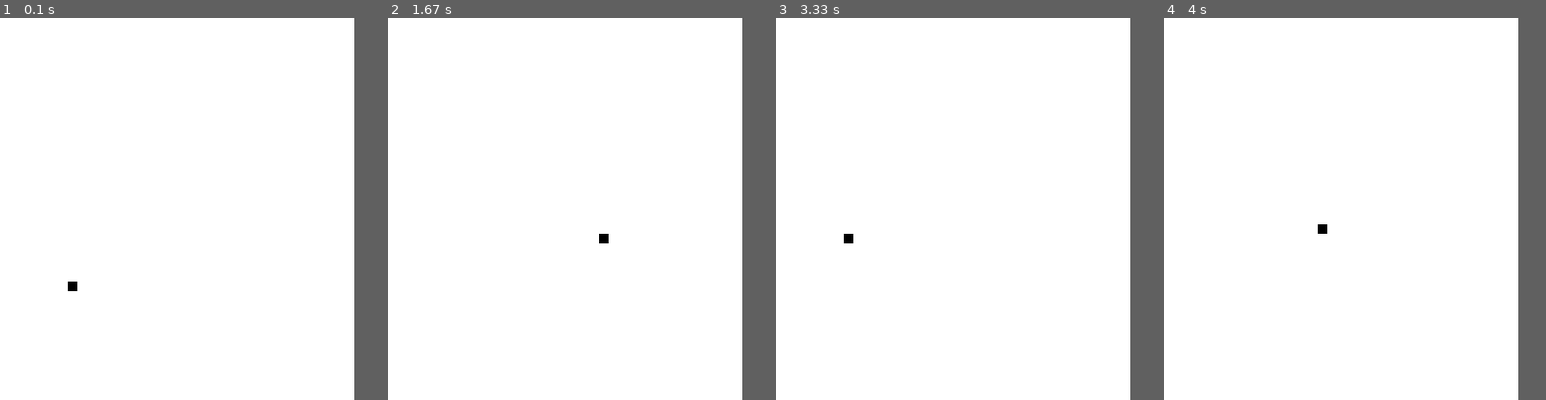
Above: before the commit, frames 1-4 (left to right).
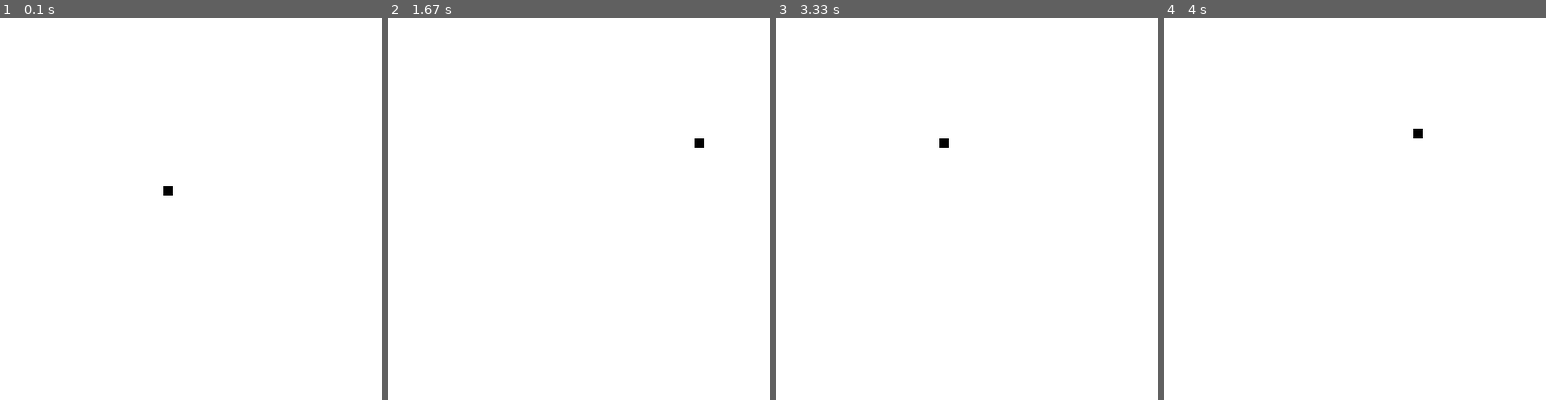
Above: after the commit, the same moments.

Repository: AndersonFirmino/Pygame-Python-Game-Development-Tutorial
Game: pygame game, started from 14 - Adding Text to the Screen/14 - Adding Text to the Screen.py
Same seed, same stepped clock (60 frames per second), same inputs: the game is played once before the commit and once after it.
Inputs:
- Up to frame 1 (0.1 s): no input
- Up to frame 2 (1.67 s): hold Right 0.33-0.8 s; hold Up 0.83-1.13 s; hold Right 1.17-1.63 s
- Up to frame 3 (3.33 s): hold Left 1.67-2.2 s; hold Down 2.23-2.53 s; hold Left 2.57-2.97 s; hold Up from 3 s (still down)
- Up to frame 4 (4 s): release Up at 3.37 s; hold Right from 3.4 s (still down)
The pictures show only the part of the screen within x 29-79%, y 16-66%; the shares and areas given below are measured in that part.
In our replay, the window is 600x800 before the commit and 800x600 after it. These sizes can differ from the game's own. Grey fills any space a smaller window leaves; there, only what the larger window draws over its background counts as a difference.

The runs differ from the first frame. In frame 1, 0.1% of the frame differs, in the area x 17-46%, y 44-72%; in frame 2, 0.1%; in frame 3, 0.1%; in frame 4, 0.1%.

Commit message:
Edited fourteenth tutorial source code (FINISHED)

Diff:
--- a/14 - Adding Text to the Screen/14 - Adding Text to the Screen.py
+++ b/14 - Adding Text to the Screen/14 - Adding Text to the Screen.py
@@ -1,21 +1,33 @@
 # Libaries import
 
 import pygame
+import time
 #==============================================================================
 # Functions
 
 # Show a message on screen
-def MessageToScreen(msg, color):
+def MessageToScreen(gameDisplay, textPos,msg, color):
+
+    # Type of font (ex: "arial", "comicsansms", "None")
+    typeFont = None
+
+    # Size of the font
+    sizeFont = 25
 
     # Standard font to screen output
-    FONT = pygame.font.SysFont(None, 25) # CHANGE THIS VALUES TO MEANING VALUES
+    FONT = pygame.font.SysFont(typeFont, sizeFont)
 
-    # Configure the font that will be printed with a text message, ? argumment and with a color
-    screenText = FONT.render(msg, True, color)
+    # Tells if the text will be smooth borders or not
+    ANTIALIAS = True
 
-    # Continue by here...
+    # Put the text on a new surface (PyGame not provides a way to do that in a existing surface)
+    screenText = FONT.render(msg, ANTIALIAS, color)
 
+    # Put the surface screenText on the gameDisplay surface
+    gameDisplay.blit(screenText, textPos)
 
+     # Render the text on screen
+    pygame.display.update()
 
 # Primary function
 def Main():
@@ -29,15 +41,18 @@
     RED = (255,0,0)
 
     # The defined size of the screen
-    SCREEN_WIDTH = 600
-    SCREEN_HEIGHT = 800
+    SCREEN_WIDTH = 800
+    SCREEN_HEIGHT = 600
     SCREEN_SIZE = (SCREEN_WIDTH, SCREEN_HEIGHT)
 
     # Camera view for the player see the game
     gameDisplay = pygame.display.set_mode(SCREEN_SIZE) # BOTTOM NOTE 1
 
+    # Title of the window representing the name of the game
+    GAME_NAME = "Slither"
+
     # Set the title of window
-    pygame.display.set_caption('Slither')
+    pygame.display.set_caption(GAME_NAME)
 
     # Tells the the game will not quit or finish by now
     gameExit = False
@@ -45,6 +60,9 @@
     # Coordinates and size to draw the Snake
     posSnake = {'x': SCREEN_WIDTH / 2, 'y': SCREEN_HEIGHT / 2}
     sizeSnake = {'x': 10, 'y': 10}
+
+    # Coordinates to put text on screen
+    textScreen = (SCREEN_WIDTH / 2 ,  SCREEN_HEIGHT / 2)
 
     # Receive values to exchange the Snake position
     changePos = {'x': 0, 'y': 0}
@@ -102,11 +120,11 @@
                     changePos['y'] = BLOCK_CHANGE
                     changePos['x'] = 0
 
-                # If the snake overpass the limits of screen...
-                if posSnake['x'] < 0 or posSnake['x'] >= SCREEN_WIDTH or posSnake['y'] < 0 or posSnake['y'] >= SCREEN_HEIGHT:
+        # If the snake overpass the limits of screen... # Now, this check is right, oppostie of the previous tutorials codes
+        if posSnake['x'] < 0 or posSnake['x'] >= SCREEN_WIDTH or posSnake['y'] < 0 or posSnake['y'] >= SCREEN_HEIGHT:
 
-                    # End the game
-                    gameExit = True
+            # End the game
+            gameExit = True
 
         # Change the snake position
         posSnake['x'] += changePos['x']
@@ -126,6 +144,12 @@
 
         # Control the update with Frames per second
         clock.tick(FPS) # BOTTOM NOTE 2
+
+    # Output game over message
+    MessageToScreen(gameDisplay, textScreen, "GAME OVER", RED)
+
+    # Wait some time to the player see the text
+    time.sleep(2)
 
     # Unintilize the modules that have previously initialized
     pygame.quit()
